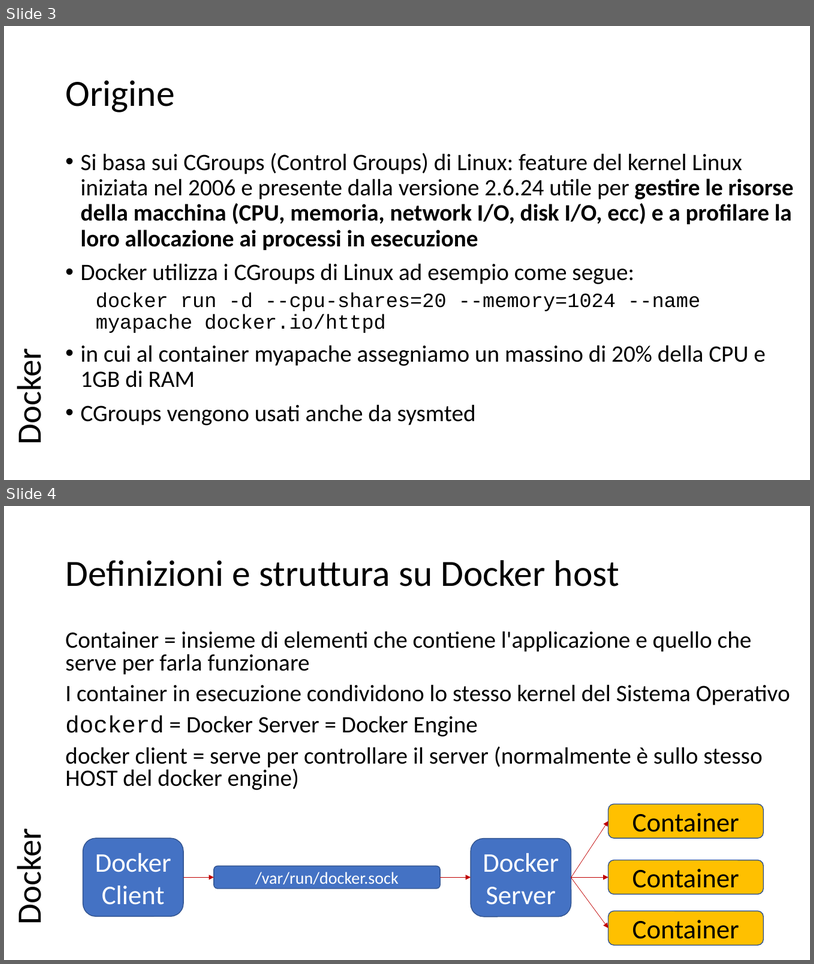
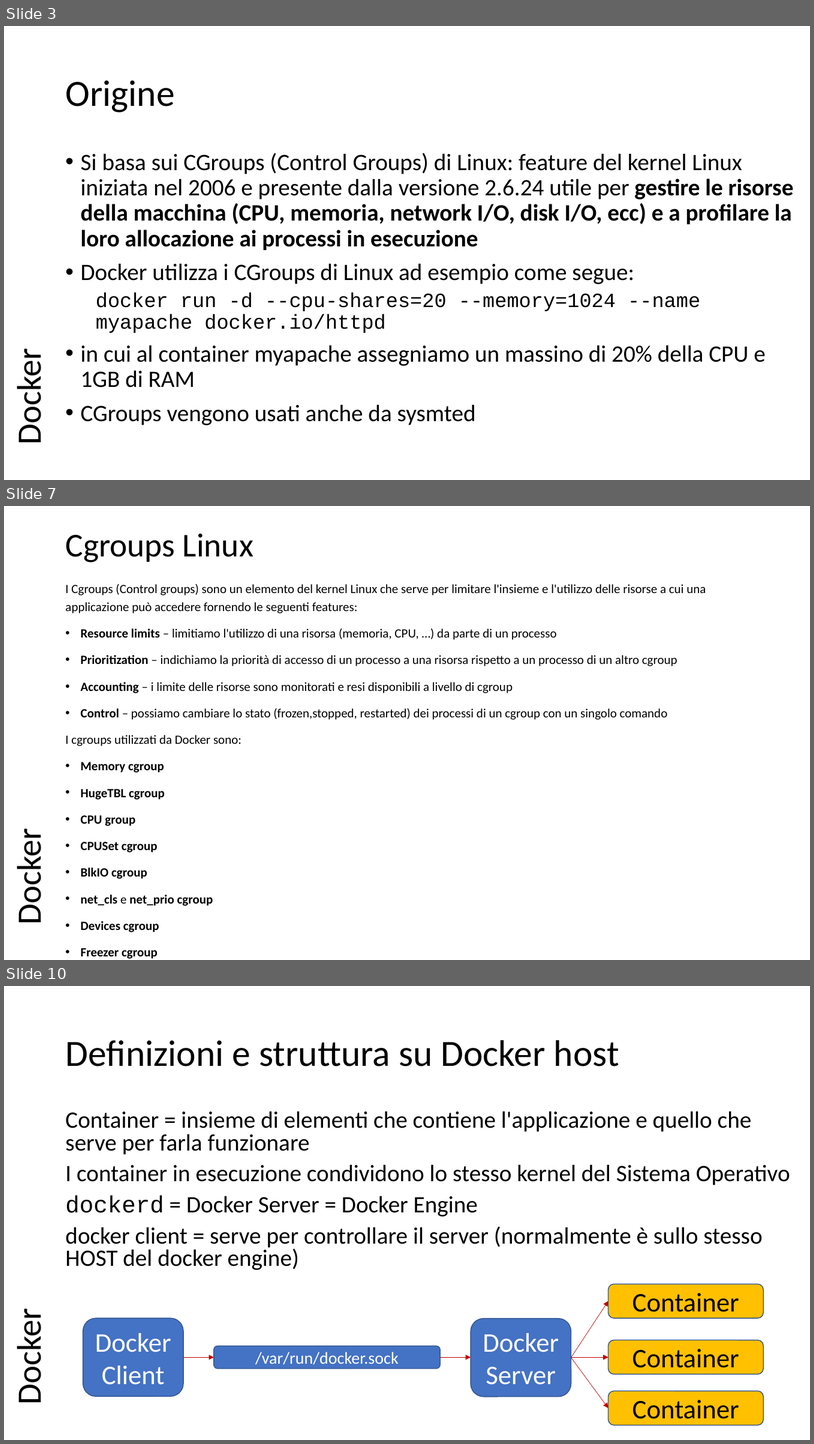
Before and after one commit to scastagnoli/academySisal, a slide deck: docker.pptx. Shown one above the other, each under a label of ours: slides 3 and 4 before the commit, slides 3, 7 and 10 after it; the slides between them are not shown. The pictures are 814x964 and 814x1444 pixels, drawn with LibreOffice and Linux fonts; fonts in the diff are those of the drawing. Boxes give left, top, right and bottom in pixels: in the first picture for what was removed or moved away, otherwise in the second. Text is boxed around its words. In the diff, an @@ line names an element or a change of style, - is before the commit and + after.

```diff
--- a/docker.pptx
+++ b/docker.pptx
@@ slide 7 added at [4, 506, 810, 960], background #FFFFFF @@
@@ title added at [65, 534, 254, 562], 39.6 pt, text #000000 @@
+Cgroups Linux
@@ text added at [65, 584, 706, 956], 15 pt, text #000000 @@
+I Cgroups (Control groups) sono un elemento del kernel Linux che serve per limitare l'insieme e l'utilizzo delle risorse a cui una applicazione può accedere fornendo le seguenti features:
+• Resource limits – limitiamo l'utilizzo di una risorsa (memoria, CPU, …) da parte di un processo
+• Prioritization – indichiamo la priorità di accesso di un processo a una risorsa rispetto a un processo di un altro cgroup
+• Accounting – i limite delle risorse sono monitorati e resi disponibili a livello di cgroup
+• Control – possiamo cambiare lo stato (frozen,stopped, restarted) dei processi di un cgroup con un singolo comando
+I cgroups utilizzati da Docker sono:
+• Memory cgroup
+• HugeTBL cgroup
+• CPU group
+• CPUSet cgroup
+• BlkIO cgroup
+• net_cls e net_prio cgroup
+• Devices cgroup
+• Freezer cgroup
@@ text added at [8, 837, 50, 921], 40.7 pt, text #000000 @@
+Docker
@@ what was slide 4 is now slide 10 @@
```
Also in this commit, not shown: 5 other slides added.
